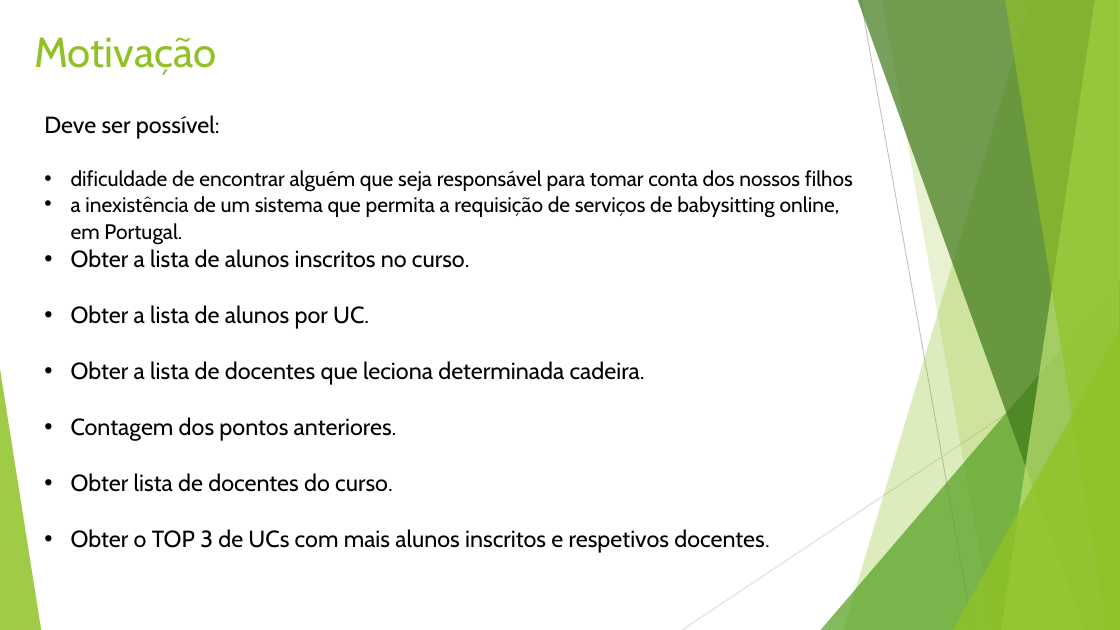
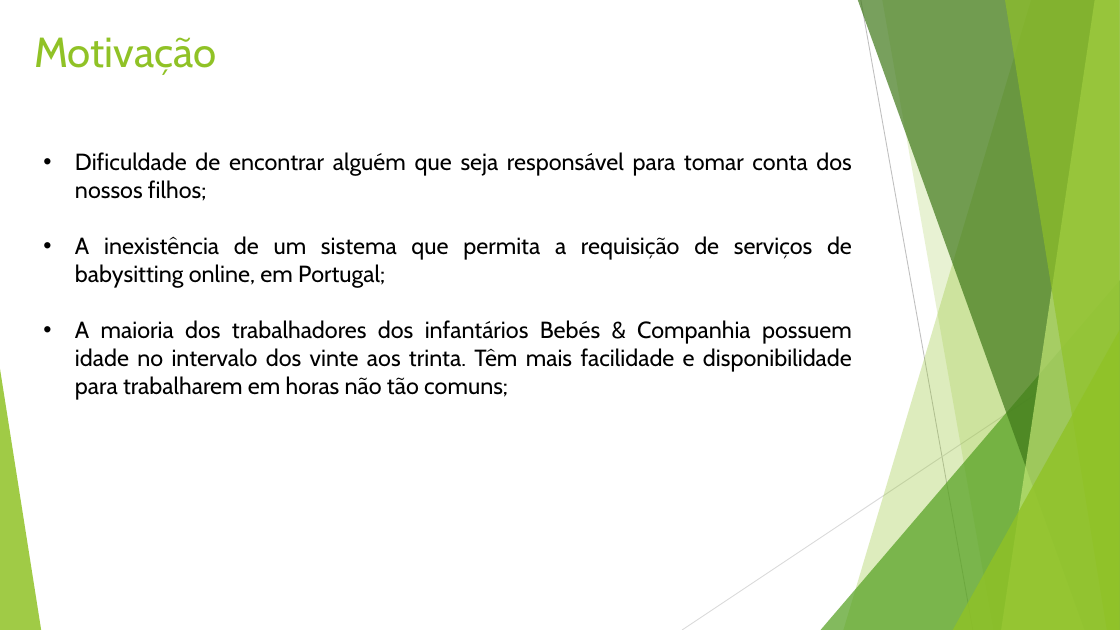
Before and after one commit to vitorjrc/babysitting-system, a slide deck: slide 3 of relatorio/LI4.pptx (slide 5 before the commit). Drawn at 1120x630 pixels with LibreOffice and Linux fonts; fonts in the diff are those of the drawing. Boxes give left, top, right and bottom in pixels: in the first picture for what was removed or moved away, otherwise in the second. Text is boxed around its words. In the diff, an @@ line names an element or a change of style, - is before the commit and + after.

Commit message:
updating PPT

```diff
--- a/relatorio/LI4.pptx
+++ b/relatorio/LI4.pptx
@@ text at [75, 152, 852, 400]: text changed @@
-Deve ser possível:
-• dificuldade de encontrar alguém que seja responsável para tomar conta dos nossos filhos
-• a inexistência de um sistema que permita a requisição de serviços de babysitting online, em Portugal.
-• Obter a lista de alunos inscritos no curso.
-• Obter a lista de alunos por UC.
-• Obter a lista de docentes que leciona determinada cadeira.
-• Contagem dos pontos anteriores.
-• Obter lista de docentes do curso.
-• Obter o TOP 3 de UCs com mais alunos inscritos e respetivos docentes.
+• Dificuldade de encontrar alguém que seja responsável para tomar conta dos nossos filhos;
+• A inexistência de um sistema que permita a requisição de serviços de babysitting online, em Portugal;
+• A maioria dos trabalhadores dos infantários Bebés & Companhia possuem idade no intervalo dos vinte aos trinta. Têm mais facilidade e disponibilidade para trabalharem em horas não tão comuns;
```
Also in this commit, not shown: 6 other slides changed, 4 slides added, 4 slides removed.
